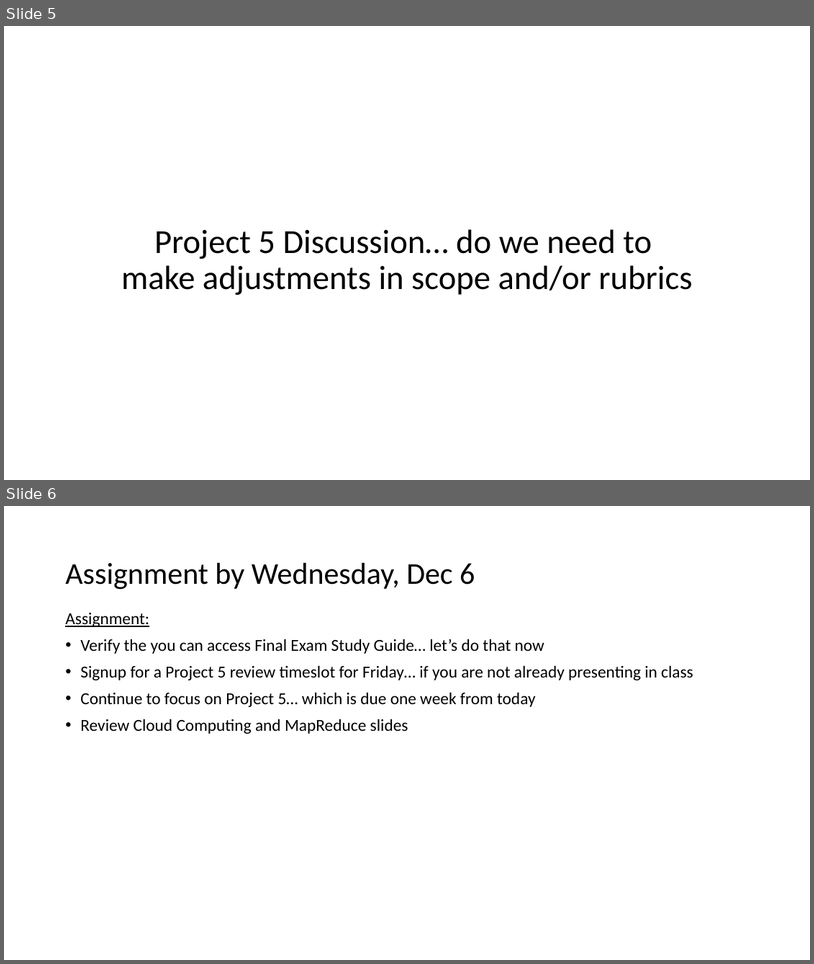
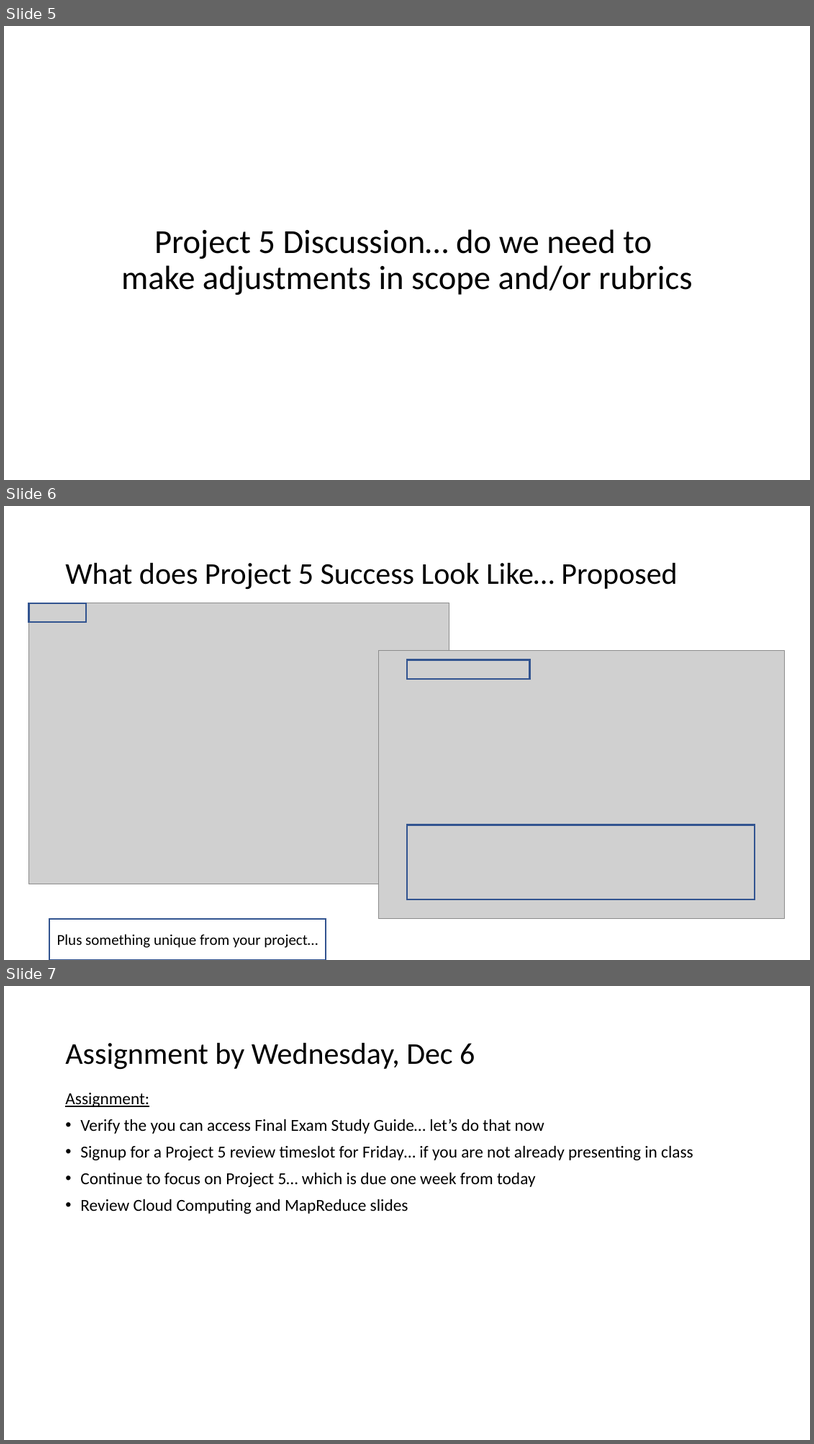
Before and after one commit to EricJPogue/www-epogue-info, a slide deck: CPSC-24700/Presentations/session-39.pptx. Shown one above the other, each under a label of ours: slides 5 and 6 before the commit, slides 5, 6 and 7 after it. The pictures are 814x964 and 814x1444 pixels, drawn with LibreOffice and Linux fonts; fonts in the diff are those of the drawing; grey boxes stand for pictures. Boxes give left, top, right and bottom in pixels: in the first picture for what was removed or moved away, otherwise in the second. Text is boxed around its words. In the diff, an @@ line names an element or a change of style, - is before the commit and + after.

```diff
--- a/CPSC-24700/Presentations/session-39.pptx
+++ b/CPSC-24700/Presentations/session-39.pptx
@@ slide 6 added at (4,506,810,960), background #FFFFFF @@
@@ title added at (65,563,677,590), 36 pt, text #000000 @@
+What does Project 5 Success Look Like… Proposed
@@ picture added at (28,602,449,883) @@
@@ rectangle added at (28,602,85,622), outline #325491 2 pt @@
@@ picture added at (379,651,785,919) @@
@@ rectangle added at (407,659,530,678), outline #325491 2 pt @@
@@ rectangle added at (407,825,756,900), outline #325491 2 pt @@
@@ rectangle added at (49,919,326,960), outline #325491 2 pt, 18 pt, text #000000 @@
+Plus something unique from your project…
@@ what was slide 6 is now slide 7 @@
```
Also in this commit, not shown: 1 slide changed, 2 other files.
